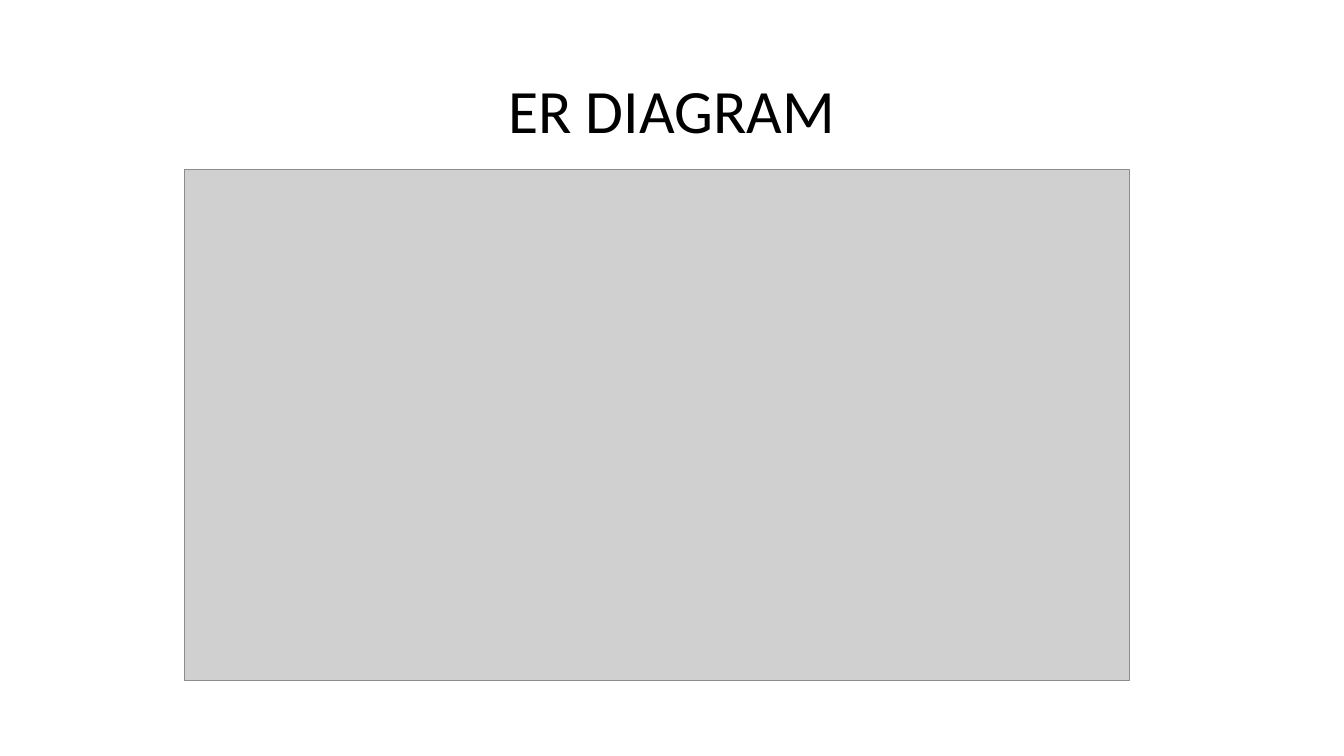
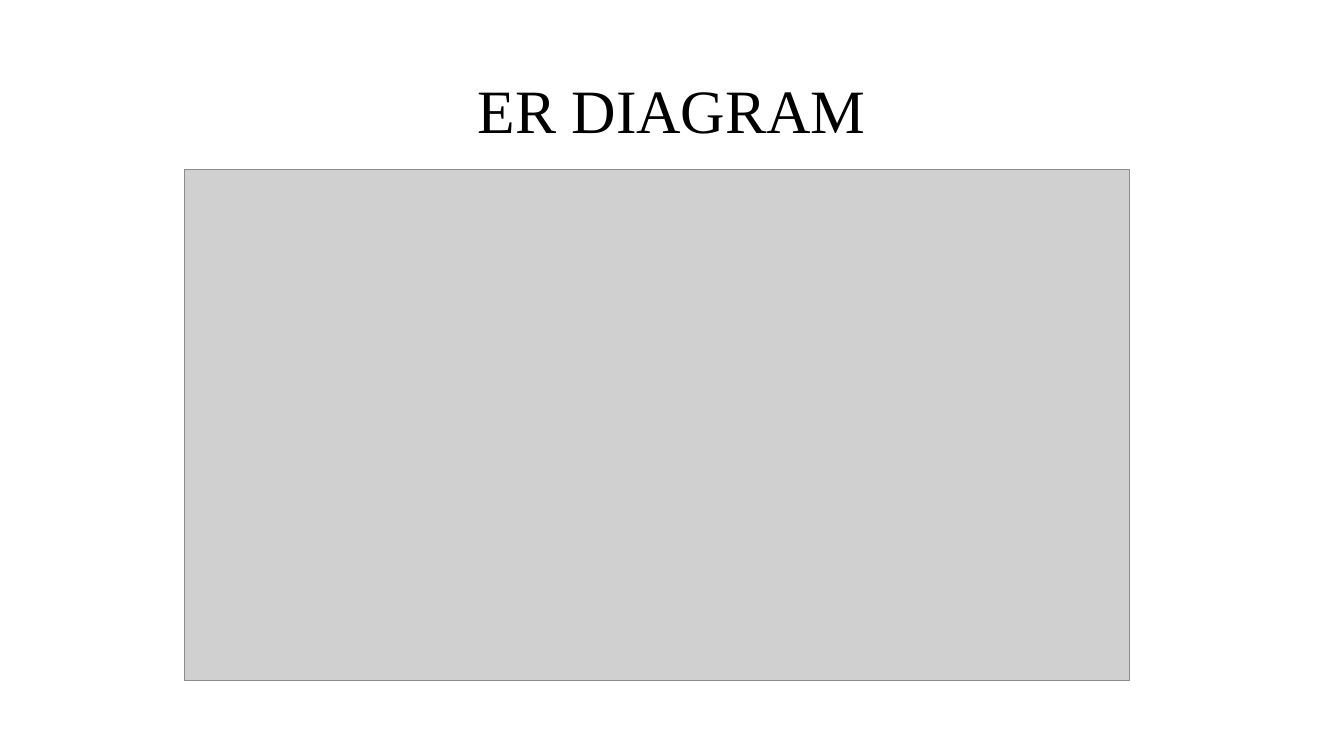
Before and after one commit to yogesh2104/miniProject, a slide deck: slide 10 of Documentation/DESKTOP PERSONAL ASSISTANT.pptx. Drawn at 1344x756 pixels with LibreOffice and Linux fonts; fonts in the diff are those of the drawing; grey boxes stand for pictures. Boxes give left, top, right and bottom in pixels: in the first picture for what was removed or moved away, otherwise in the second. Text is boxed around its words. In the diff, an @@ line names an element or a change of style, - is before the commit and + after.

```diff
--- a/Documentation/DESKTOP PERSONAL ASSISTANT.pptx
+++ b/Documentation/DESKTOP PERSONAL ASSISTANT.pptx
@@ title "ER DIAGRAM" at box(478, 92, 866, 134): font Calibri to Times New Roman @@
```
Also in this commit, not shown: 6 other slides changed, 1 slide added, 1 other file.
